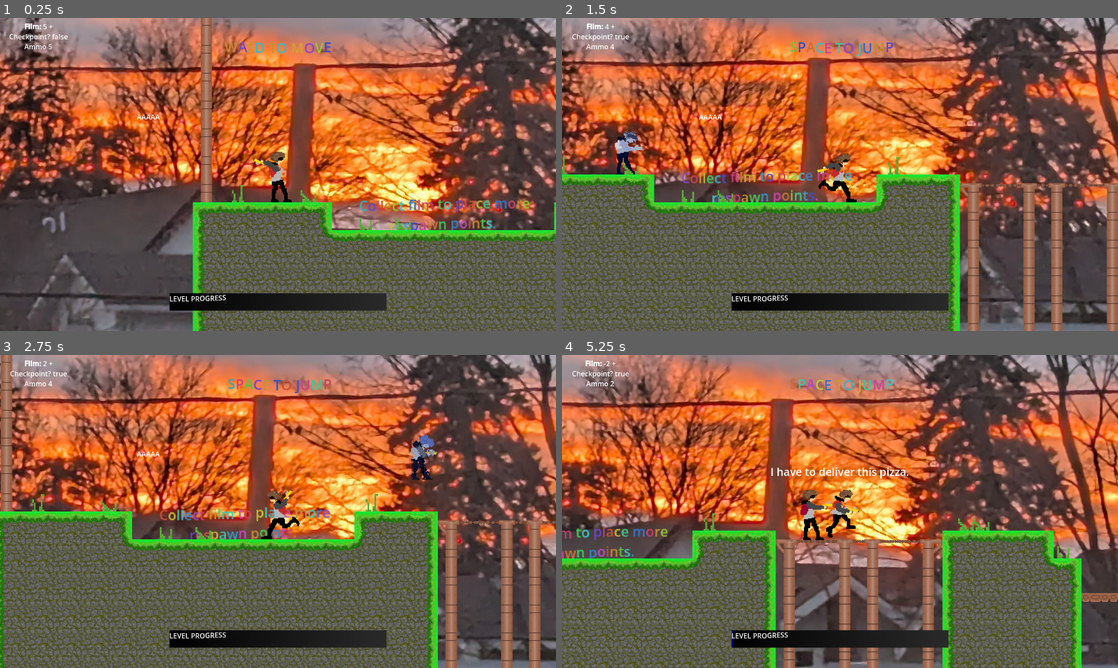
Above: before the commit, frames 1-4 (two rows, left to right).
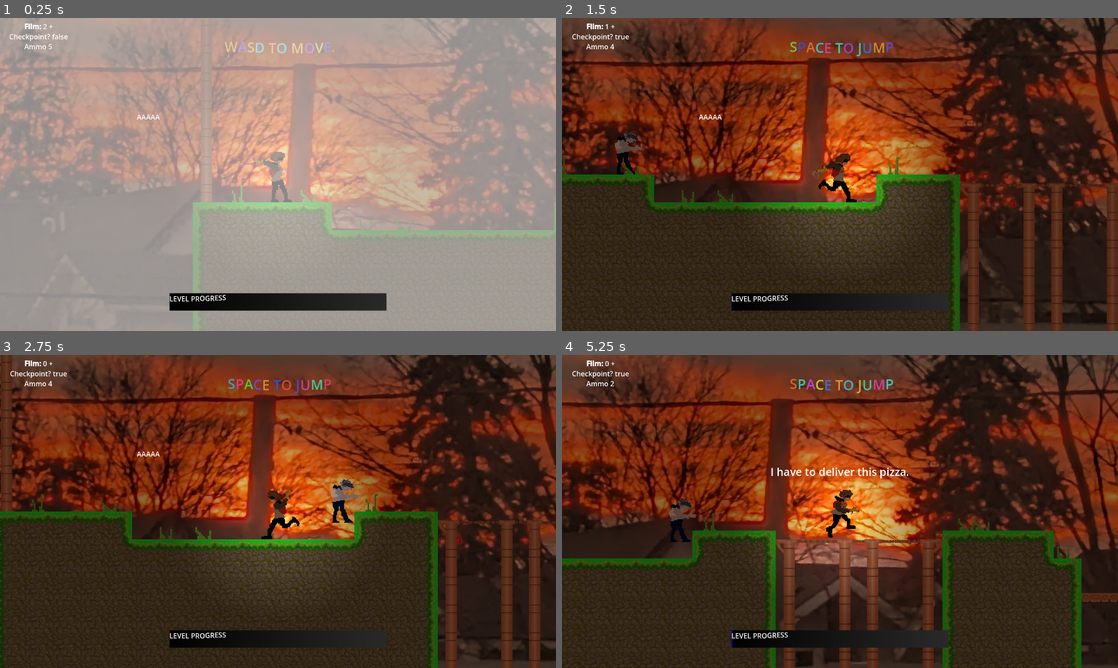
Above: after the commit, the same moments.

Repository: Kamedeco/HAVEN_JAW
Game: Godot game, scene res://scenes/world.tscn
Same seed, same stepped clock (60 frames per second), same inputs: the game is played once before the commit and once after it.
Inputs (mouse positions are in pixels of both pictures, inside the frame that each line leads up to):
- Up to frame 1 (0.25 s): no input
- Up to frame 2 (1.5 s): move the mouse to (962, 158) at 0.52 s; hold D (Right) from 0.53 s (still down); right-click (962, 158) at 0.6 s; tap Space (Jump) at 0.77 s; click (962, 158) at 0.8 s; move the mouse to (728, 190) at 1.27 s; click (728, 190) at 1.35 s
- Up to frame 3 (2.75 s): tap Space (Jump) at 1.52 s; right-click (166, 527) at 1.55 s; move the mouse to (333, 442) at 2.02 s; release D (Right) at 2.03 s; hold A (Left) from 2.03 s (still down); right-click (333, 442) at 2.1 s; click (333, 442) at 2.3 s
- Up to frame 4 (5.25 s): move the mouse to (812, 574) at 2.77 s; release A (Left) at 2.78 s; hold D (Right) 2.78-4.28 s; click (812, 574) at 2.85 s; tap Space (Jump) at 3.02, 3.77, 4.52 s; right-click (812, 574) at 3.05 s; move the mouse to (1006, 558) at 3.52 s; right-click (1006, 558) at 3.6 s; click (1006, 558) at 3.8 s; move the mouse to (673, 464) at 4.27 s; hold A (Left) 4.28-5.03 s; click (673, 464) at 4.35 s; right-click (673, 464) at 4.55 s; move the mouse to (867, 511) at 5.02 s; hold D (Right) from 5.03 s (still down); right-click (867, 511) at 5.1 s

The runs differ from the first frame. In frame 1, 96% of the frame differs, in the area x 0-100%, y 0-100%; in frame 2, 95%; in frame 3, 95%; in frame 4, 96%.

Commit message:
a

Diff:
--- a/Scripts/canister.gd
+++ b/Scripts/canister.gd
@@ -2,6 +2,6 @@
 
 
 func _on_body_entered(body: Node2D) -> void:
-	Global.player_ammo += 8
+	Global.player_ammo += 3
 	print(Global.player_film)
 	queue_free()
--- a/Scripts/global.gd
+++ b/Scripts/global.gd
@@ -1,6 +1,6 @@
 extends Node
 var player_ammo = 5
-var player_film = 5
+var player_film = 2
 var film_multiple = 1
 var checkpoint = Vector2(0, 0)
 var checkpointed = false
--- a/Scripts/player.gd
+++ b/Scripts/player.gd
@@ -2,6 +2,7 @@
 @onready var arm_2: AnimatedSprite2D = $Arm2
 @onready var snapshot: AnimatedSprite2D = $Snapshot
 @onready var charecter: AnimatedSprite2D = $charecter
+@onready var animated_sprite_2d: AnimatedSprite2D = $Arm2/AnimatedSprite2D
 
 
 var my_direction = 1
@@ -20,6 +21,7 @@
 var gravity = ProjectSettings.get_setting("physics/2d/default_gravity")
 ##@onready var animated_sprite = $AnimatedSprite2D
 func _on_ready():
+	animated_sprite_2d.play("Flash")
 	Global.player_ammo = 5
 	Global.player_film = 5
 	Global.film_multiple = 1
@@ -76,7 +78,7 @@
 
 		# Apply movement
 		if Input.is_action_just_pressed("shoot"):
-			if reload_time > 1:
+			if reload_time > 1 and Global.player_ammo >0:
 				shoot()
 
 				Global.player_ammo -= 1
@@ -141,18 +143,12 @@
 		move_and_slide()
 		#print(impulsed)
 
-		if Input.is_action_just_pressed("photo"):
-			Global.checkpoint = global_position
-			Global.checkpointed = true
-			print(Global.checkpoint)
-			Global.player_film -= 1
-
 	##func _on_vending_machine_body_entered(body: Node2D) -> void:
 		##interactable = true
 		##print(body.name)
 	Global.player_pos = global_position
 func shoot():
-
+	animated_sprite_2d.play("Flash")
 	pass
 
 func respawn():
--- a/scenes/player.tscn
+++ b/scenes/player.tscn
@@ -5,20 +5,28 @@
 [ext_resource type="Texture2D" uid="uid://dnus4xqwurowv" path="res://assets/arm.png" id="4_dqkch"]
 [ext_resource type="Texture2D" uid="uid://iuujb0xvlsg" path="res://assets/player-snapshot-anim/pixil-frame-4.png" id="5_a8ls1"]
 [ext_resource type="Texture2D" uid="uid://dnmaksrul5raf" path="res://assets/arm-mid.png" id="5_tuyoq"]
+[ext_resource type="Texture2D" uid="uid://c82h53swuaavu" path="res://assets/flash-animation/pixil-frame-0.png" id="5_ujl30"]
+[ext_resource type="Texture2D" uid="uid://d0atfrw0ssidn" path="res://assets/flash-animation/pixil-frame-1.png" id="6_31cv2"]
 [ext_resource type="Texture2D" uid="uid://bnvgl24cdvmjy" path="res://assets/arm-straight.png" id="6_fjrip"]
 [ext_resource type="Texture2D" uid="uid://dfqm0jqsik4bb" path="res://assets/player-snapshot-anim/pixil-frame-3.png" id="6_qfm1y"]
 [ext_resource type="Texture2D" uid="uid://u0ri4dth3cwd" path="res://assets/player_run/pixil-frame-0.png" id="7_3v2ag"]
 [ext_resource type="Texture2D" uid="uid://cnta16ialkddy" path="res://assets/player-snapshot-anim/pixil-frame-2.png" id="7_fulsm"]
+[ext_resource type="Texture2D" uid="uid://d3xq2w2w8e2pb" path="res://assets/flash-animation/pixil-frame-2.png" id="7_pf23h"]
 [ext_resource type="Texture2D" uid="uid://bq2uwbd0ho2ea" path="res://assets/player-snapshot-anim/pixil-frame-1.png" id="8_4r5pv"]
+[ext_resource type="Texture2D" uid="uid://v8h3nw3iuing" path="res://assets/flash-animation/pixil-frame-3.png" id="8_dt7fs"]
 [ext_resource type="Texture2D" uid="uid://dqa6uk8lpteb7" path="res://assets/player_run/pixil-frame-1.png" id="8_jej6c"]
 [ext_resource type="Texture2D" uid="uid://bpjsy6a4u4tyj" path="res://assets/player-snapshot-anim/pixil-frame-0.png" id="9_60mlk"]
 [ext_resource type="Texture2D" uid="uid://6epn5s1n8dwx" path="res://assets/player_run/pixil-frame-2.png" id="9_f1ej7"]
+[ext_resource type="Texture2D" uid="uid://dsh7y7qc3mns7" path="res://assets/flash-animation/pixil-frame-4.png" id="9_wqfne"]
 [ext_resource type="Texture2D" uid="uid://b8gcgergtt7da" path="res://assets/player-falling/pixil-frame-0.png" id="10_4r5pv"]
 [ext_resource type="Texture2D" uid="uid://qy2guxiqp1vb" path="res://assets/player_run/pixil-frame-3.png" id="10_oprun"]
+[ext_resource type="Texture2D" uid="uid://bojasvoqib26y" path="res://assets/flash-animation/pixil-frame-5.png" id="10_wnwbv"]
 [ext_resource type="Texture2D" uid="uid://3353c8xrq5td" path="res://assets/player-falling/pixil-frame-1.png" id="11_60mlk"]
 [ext_resource type="Texture2D" uid="uid://qxpligrugo5g" path="res://assets/player_run/pixil-frame-4.png" id="11_a8ls1"]
+[ext_resource type="Texture2D" uid="uid://dvj78hbqw2b4o" path="res://Tile sets/TIRED.png" id="11_gl8cc"]
 [ext_resource type="Texture2D" uid="uid://brqwshh0keelc" path="res://assets/player-falling/pixil-frame-2.png" id="12_i4ail"]
 [ext_resource type="Texture2D" uid="uid://djekkfe0lawef" path="res://assets/player_run/pixil-frame-5.png" id="12_qfm1y"]
+[ext_resource type="Texture2D" uid="uid://2mggvfqwqf0j" path="res://Sprites/light texture.png" id="27_31cv2"]
 
 [sub_resource type="CapsuleShape2D" id="CapsuleShape2D_k0juu"]
 radius = 15.0
@@ -58,7 +66,46 @@
 "speed": 5.0
 }]
 
+[sub_resource type="AtlasTexture" id="AtlasTexture_487ah"]
+atlas = ExtResource("5_ujl30")
+region = Rect2(0, 0, 64, 64)
+
 [sub_resource type="SpriteFrames" id="SpriteFrames_ss3c0"]
+animations = [{
+"frames": [{
+"duration": 1.0,
+"texture": SubResource("AtlasTexture_487ah")
+}, {
+"duration": 1.0,
+"texture": ExtResource("6_31cv2")
+}, {
+"duration": 1.0,
+"texture": ExtResource("7_pf23h")
+}, {
+"duration": 1.0,
+"texture": ExtResource("8_dt7fs")
+}, {
+"duration": 1.0,
+"texture": ExtResource("9_wqfne")
+}, {
+"duration": 1.0,
+"texture": ExtResource("10_wnwbv")
+}, {
+"duration": 1.0,
+"texture": ExtResource("11_gl8cc")
+}],
+"loop": 0,
+"name": &"Flash",
+"speed": 10.0
+}, {
+"frames": [{
+"duration": 1.0,
+"texture": ExtResource("11_gl8cc")
+}],
+"loop": 1,
+"name": &"Off",
+"speed": 5.0
+}]
 
 [sub_resource type="AtlasTexture" id="AtlasTexture_h58ql"]
 atlas = ExtResource("5_a8ls1")
@@ -182,6 +229,7 @@
 }]
 
 [node name="Player" type="CharacterBody2D" unique_id=206166448 groups=["player"]]
+z_index = 2
 script = ExtResource("1_g2els")
 
 [node name="Camera2D" type="Camera2D" parent="." unique_id=1748049311]
@@ -199,7 +247,11 @@
 offset = Vector2(1, 8)
 
 [node name="AnimatedSprite2D" type="AnimatedSprite2D" parent="Arm2" unique_id=1559001874]
+position = Vector2(27, 4)
 sprite_frames = SubResource("SpriteFrames_ss3c0")
+animation = &"Flash"
+frame = 6
+frame_progress = 1.0
 
 [node name="charecter" type="AnimatedSprite2D" parent="." unique_id=1622943215]
 sprite_frames = SubResource("SpriteFrames_ot542")
@@ -207,5 +259,12 @@
 frame_progress = 0.92755693
 
 [node name="Timer" type="Timer" parent="." unique_id=904975896]
+wait_time = 0.5
+
+[node name="PointLight2D" type="PointLight2D" parent="." unique_id=1556956377]
+z_index = -7
+color = Color(0.51718444, 0.5171845, 0.5171844, 1)
+range_z_max = 1
+texture = ExtResource("27_31cv2")
 
 [connection signal="timeout" from="Timer" to="." method="_on_timer_timeout"]
--- a/scenes/world.gd
+++ b/scenes/world.gd
@@ -32,6 +32,7 @@
 	]
 # Called when the node enters the scene tree for the first time.
 func _ready() -> void:
+	$Ui/ColorRect/Anima.play("Flash")
 	print(Global.attempt)
 	if Global.attempt == 0:
 		$"1A".enabled = true
@@ -76,6 +77,7 @@
 		build()
 		print("BUILD")
 	if Global.attempt == 0:
+		$RichTextLabel.show()
 		if Global.player_pos.x <0:
 			tutorial.text = "[font_size=32] [wave][rainbow] [center] WASD TO MOVE."
 		elif Global.player_pos.x <120:
@@ -99,12 +101,18 @@
 			animation_player.play("fade in")
 			Global.diaCount += 1
 			timer.start()
-
+	else: $RichTextLabel.hide()
 
 	if Input.is_action_just_pressed("photo"):
-		snapshot.show()
-		snapshot.position = Global.player_pos
-		snapshot.play("Rep")
+		if Global.player_film >0:
+			$Ui/ColorRect/Anima.play("Flash")
+			snapshot.show()
+			snapshot.position = Global.player_pos
+			snapshot.play("Rep")
+			Global.checkpoint = Global.player_pos
+			Global.checkpointed = true
+			print(Global.checkpoint)
+			Global.player_film -= 1
 	if Global.checkpointed == false:
 		snapshot.play("no")
 		print(Global.checkpointed)
--- a/scenes/world.tscn
+++ b/scenes/world.tscn
@@ -3011,7 +3011,6 @@
 [sub_resource type="WorldBoundaryShape2D" id="WorldBoundaryShape2D_djfxq"]
 
 [sub_resource type="Animation" id="Animation_4mrxx"]
-length = 0.001
 tracks/0/type = "value"
 tracks/0/imported = false
 tracks/0/enabled = true
@@ -3105,6 +3104,43 @@
 width = 500
 height = 40
 
+[sub_resource type="Animation" id="Animation_e3hyu"]
+resource_name = "Flash"
+length = 1.0666667
+tracks/0/type = "value"
+tracks/0/imported = false
+tracks/0/enabled = true
+tracks/0/path = NodePath(".:color")
+tracks/0/interp = 1
+tracks/0/loop_wrap = true
+tracks/0/keys = {
+"times": PackedFloat32Array(0, 0.26, 0.73333335),
+"transitions": PackedFloat32Array(1, 1, 1),
+"update": 0,
+"values": [Color(1, 1, 1, 1), Color(1, 1, 1, 0.4862745), Color(1, 1, 1, 0)]
+}
+
+[sub_resource type="Animation" id="Animation_q5onr"]
+length = 0.001
+tracks/0/type = "value"
+tracks/0/imported = false
+tracks/0/enabled = true
+tracks/0/path = NodePath(".:color")
+tracks/0/interp = 1
+tracks/0/loop_wrap = true
+tracks/0/keys = {
+"times": PackedFloat32Array(0),
+"transitions": PackedFloat32Array(1),
+"update": 0,
+"values": [Color(1, 1, 1, 1)]
+}
+
+[sub_resource type="AnimationLibrary" id="AnimationLibrary_jhx03"]
+_data = {
+&"Flash": SubResource("Animation_e3hyu"),
+&"RESET": SubResource("Animation_q5onr")
+}
+
 [node name="world" type="Node2D" unique_id=1142360305]
 script = ExtResource("1_qfnet")
 Film = ExtResource("3_4wyf3")
@@ -3115,7 +3151,6 @@
 scale = Vector2(1, 1)
 
 [node name="Player" parent="." unique_id=206166448 instance=ExtResource("1_nnsk1")]
-z_index = 2
 position = Vector2(-190, -7)
 
 [node name="Area2D" parent="." unique_id=567670627 instance=ExtResource("3_4wyf3")]
@@ -3195,13 +3230,30 @@
 bbcode_enabled = true
 text = "[wave]LEVEL PROGRESS"
 
+[node name="ColorRect" type="ColorRect" parent="Ui" unique_id=781118979]
+offset_right = 40.0
+offset_bottom = 40.0
+scale = Vector2(56.977596, 81.600006)
+
+[node name="Anima" type="AnimationPlayer" parent="Ui/ColorRect" unique_id=1679469142]
+libraries/ = SubResource("AnimationLibrary_jhx03")
+
+[node name="Shadow" type="ColorRect" parent="Ui" unique_id=698551041]
+visible = false
+offset_right = 40.0
+offset_bottom = 40.0
+scale = Vector2(56.824932, 81.600006)
+color = Color(1, 1, 1, 0.2784314)
+
 [node name="RichTextLabel" type="RichTextLabel" parent="." unique_id=490663853]
+z_index = 1
 anchors_preset = 5
 anchor_left = 0.5
 anchor_right = 0.5
-offset_left = -114.5
-offset_right = 114.5
-offset_bottom = 136.0
+offset_left = 1174.0
+offset_top = -141.0
+offset_right = 1403.0
+offset_bottom = -5.0
 grow_horizontal = 2
 bbcode_enabled = true
 text = "[wave][rainbow] [center] Collect film to place more respawn points."
@@ -3344,5 +3396,9 @@
 scale = Vector2(0.5, 0.5)
 texture = ExtResource("10_w7kh3")
 
+[node name="CanvasModulate" type="CanvasModulate" parent="." unique_id=1049937017]
+scale = Vector2(1.0000001, 1)
+color = Color(0.5564192, 0.4124861, 0.30548692, 1)
+
 [connection signal="animation_finished" from="Ui/Dialogue/AnimationPlayer" to="." method="_on_animation_player_animation_finished"]
 [connection signal="timeout" from="Timer" to="." method="_on_timer_timeout"]
Binary file added: Sprites/light texture.png
Not shown, added: Sprites/light texture.png.import
